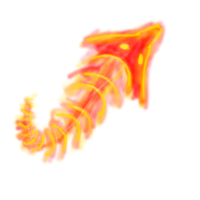
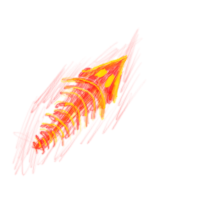
The second (200, 200) image is a revision of the first. Changes to its layers:
added layer "snake 2 light" above "snake 2 color" over [37, 54, 130, 152]
added layer "snake 2 color" above "snake 2 glow" over [31, 53, 131, 158]
added layer "snake 2 glow" above "snake 1 light" over [12, 27, 147, 177]
hid "snake 1 light" over [20, 25, 160, 152]
hid "snake 1 color" over [12, 20, 165, 165]
hid "snake 1 glow" over [13, 19, 167, 165]
